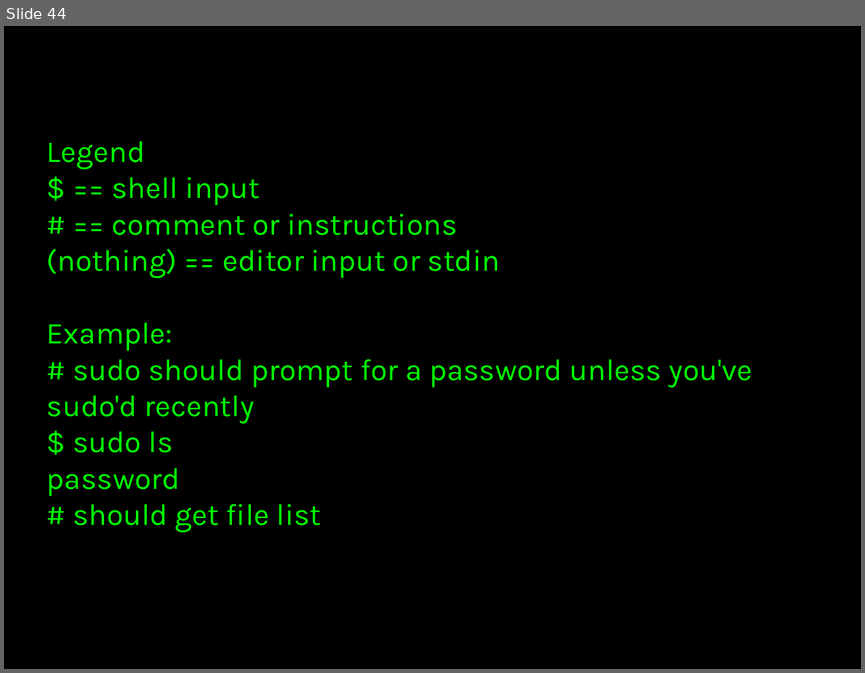
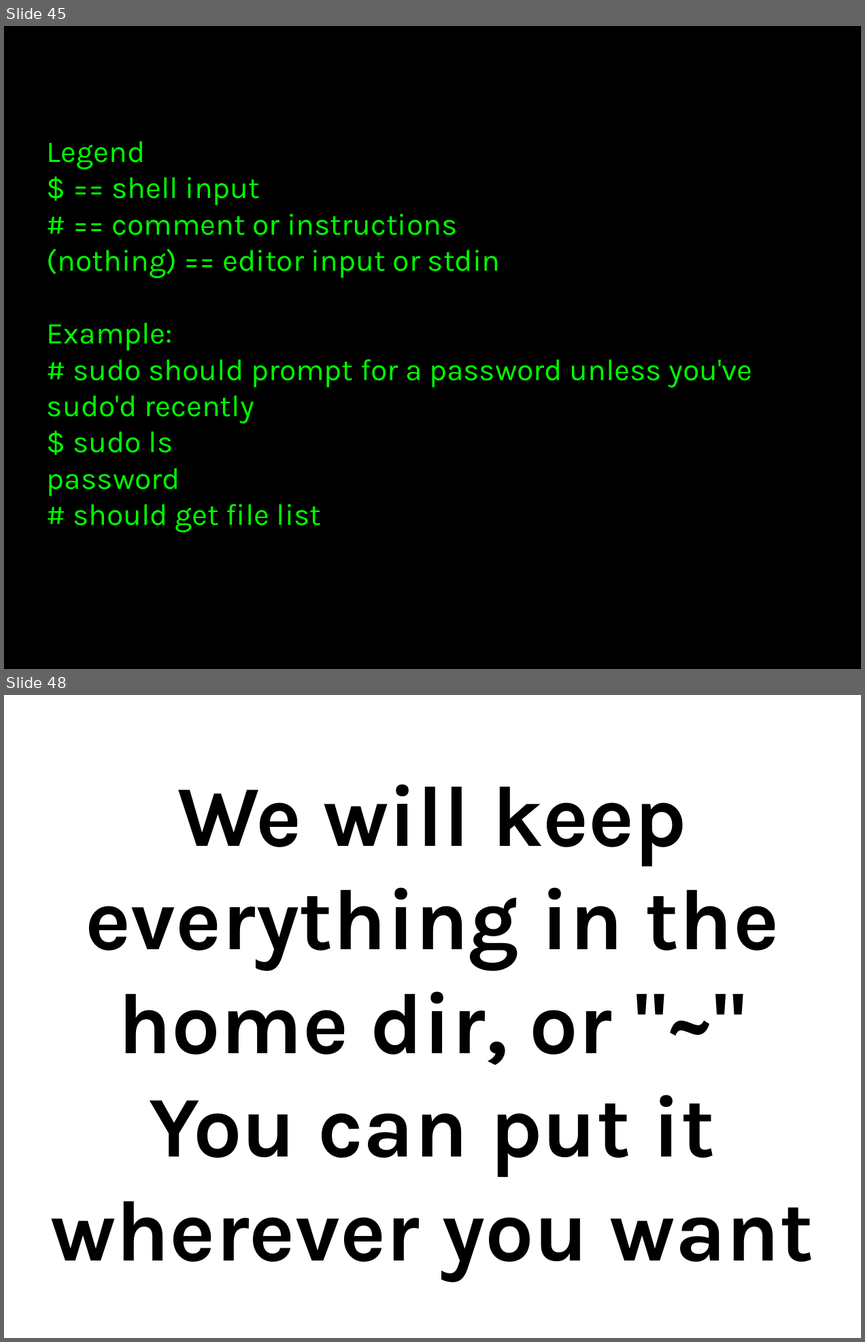
Before and after one commit to thewoolleyman/ci_for_the_rails_guy_or_gal, a slide deck: presentation/ci_for_the_web_2.0_guy_or_gal.odp. Shown one above the other, each under a label of ours: slide 44 before the commit, slides 45 and 48 after it; the slides between them are not shown. The pictures are 865x673 and 865x1342 pixels, drawn with LibreOffice and Linux fonts; fonts in the diff are those of the drawing. Boxes give left, top, right and bottom in pixels: in the first picture for what was removed or moved away, otherwise in the second. Text is boxed around its words. In the diff, an @@ line names an element or a change of style, - is before the commit and + after.

```diff
--- a/presentation/ci_for_the_web_2.0_guy_or_gal.odp
+++ b/presentation/ci_for_the_web_2.0_guy_or_gal.odp
@@ slide 48 added at box(4, 695, 861, 1338), background #FFFFFF @@
@@ title added at box(50, 784, 814, 1281), 80 pt, text #000000, bold @@
+We will keep everything in the home dir, or "~"
+You can put it wherever you want
@@ what was slide 44 is now slide 45 @@
```
Also in this commit, not shown: 1 slide changed, 21 other slides added.
